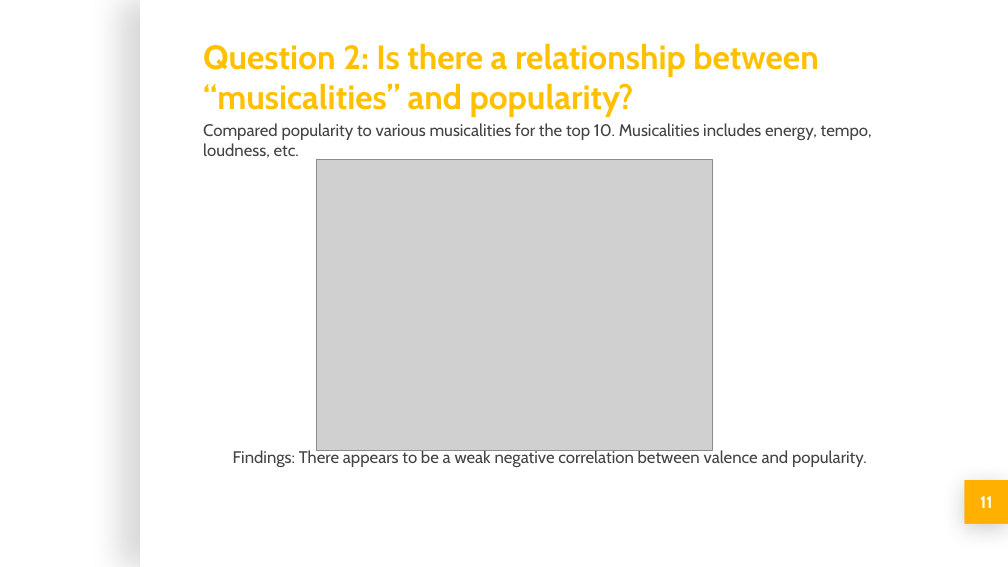
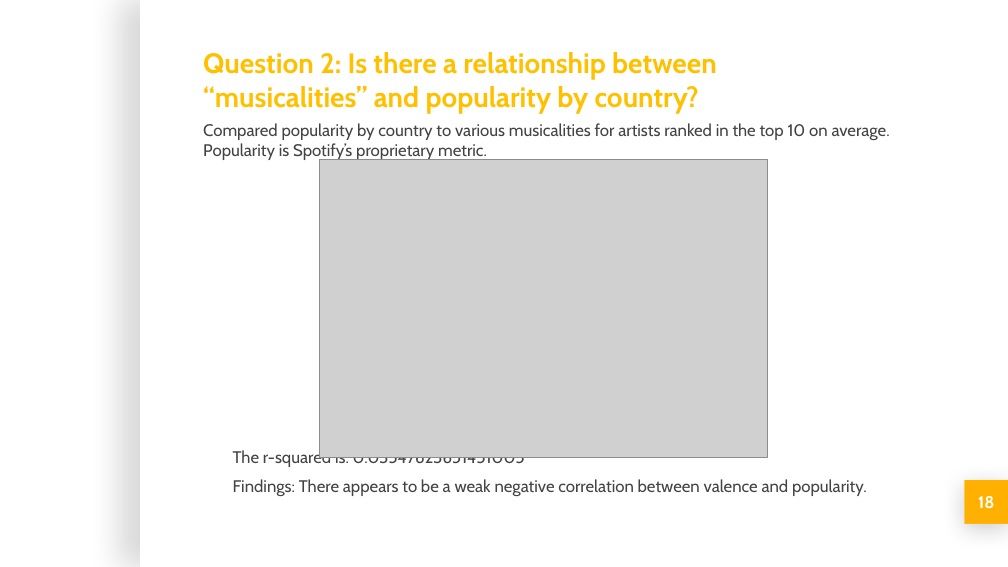
Before and after one commit to michellesimek/project_1, a slide deck: slide 18 of Project 1 PPT.pptx (slide 11 before the commit). Drawn at 1008x567 pixels with LibreOffice and Linux fonts; fonts in the diff are those of the drawing; grey boxes stand for pictures; background and template pictures are left out. Boxes give left, top, right and bottom in pixels: in the first picture for what was removed or moved away, otherwise in the second. Text is boxed around its words. In the diff, an @@ line names an element or a change of style, - is before the commit and + after.

```diff
--- a/Project 1 PPT.pptx
+++ b/Project 1 PPT.pptx
@@ title at box(203, 52, 717, 113): text changed; size 24 to 20 pt @@
-Question 2: Is there a relationship between “musicalities” and popularity?
+Question 2: Is there a relationship between “musicalities” and popularity by country?
@@ subtitle at box(203, 123, 890, 160): text changed @@
-Compared popularity to various musicalities for the top 10. Musicalities includes energy, tempo, loudness, etc.
+Compared popularity by country to various musicalities for artists ranked in the top 10 on average. Popularity is Spotify’s proprietary metric.
@@ picture: place and size @@
-picture at box(317, 160, 713, 451)
+picture at box(320, 159, 767, 458)
@@ text at box(233, 450, 525, 468): paragraph added @@
+The r-squared is: 0.03547623651451005
@@ page number at box(978, 496, 994, 509): text changed @@
-11
+18
```
Also in this commit, not shown: 9 other slides changed, 11 slides added.
